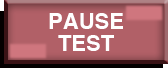
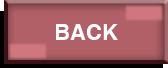
Comparing the layer stacks of the two 168x68 images. Changes:
added layer "BACK" (1st of 3, in "BACK HOVER") in group "BACK HOVER" over [56, 24, 118, 40]
moved "PAUSE TEST" (1st of 3, in "PAUSE TEST HOVER") into group "PAUSE TEST HOVER", painted on it over [49, 13, 123, 51]
renamed "PAUSE TEST 正常" to "PAUSE TEST", hid the group it (3 layers) over [49, 13, 123, 51]
painted on "PAUSE TEST" (3rd of 3, in "PAUSE TEST") over [52, 13, 123, 51]
renamed "SECTION EXIT 高亮" to "SECTION EXIT HOVER", hid the group it (5 layers) over [49, 13, 123, 51]
painted on "SECTION EXIT" (1st of 3, in "SECTION EXIT HOVER") over [49, 13, 123, 51]
renamed "SECTION EXIT 正常" to "SECTION EXIT", hid the group it (3 layers) over [49, 13, 123, 51]
painted on "SECTION EXIT" (3rd of 3, in "SECTION EXIT") over [49, 13, 123, 51]
